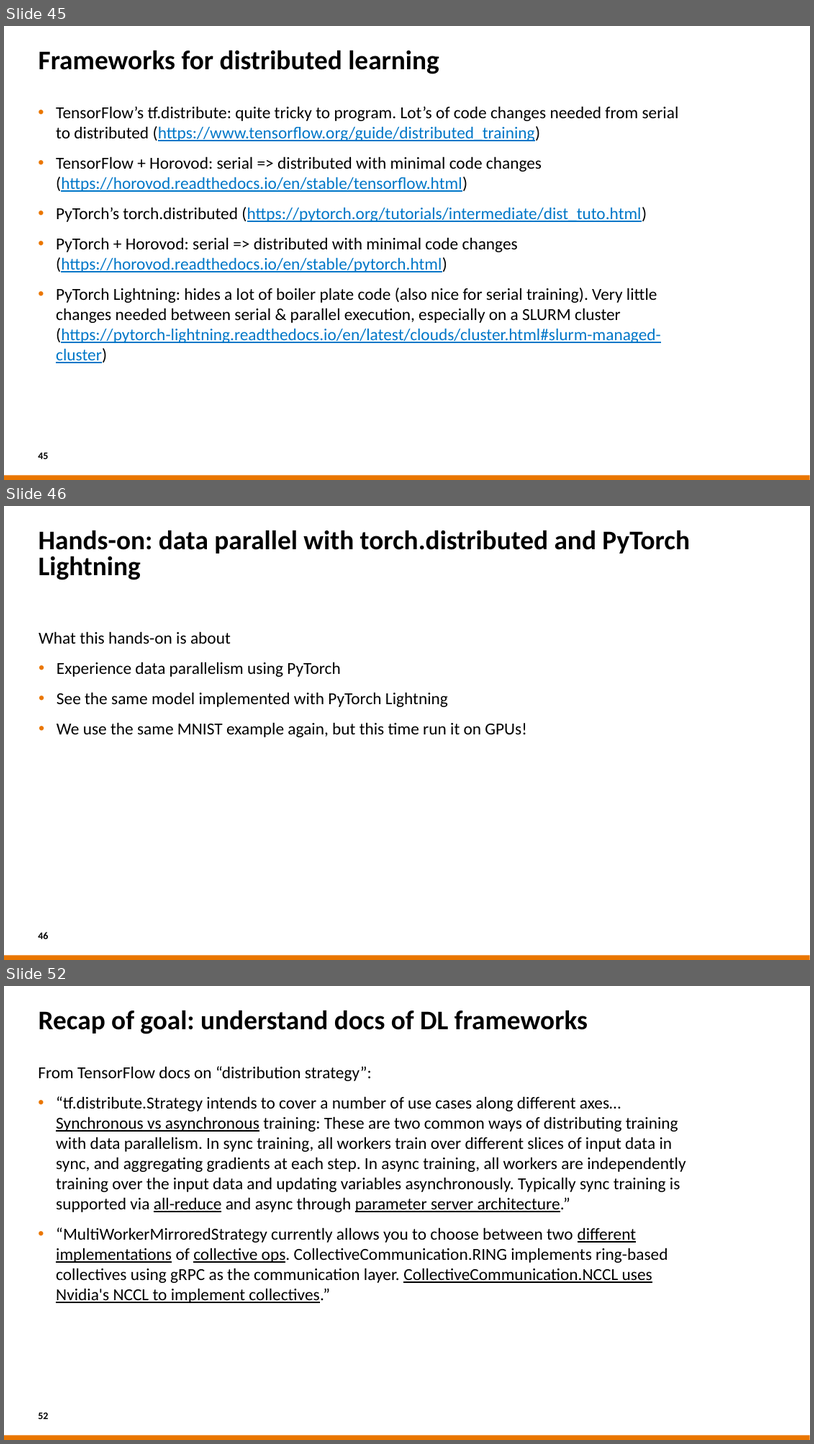
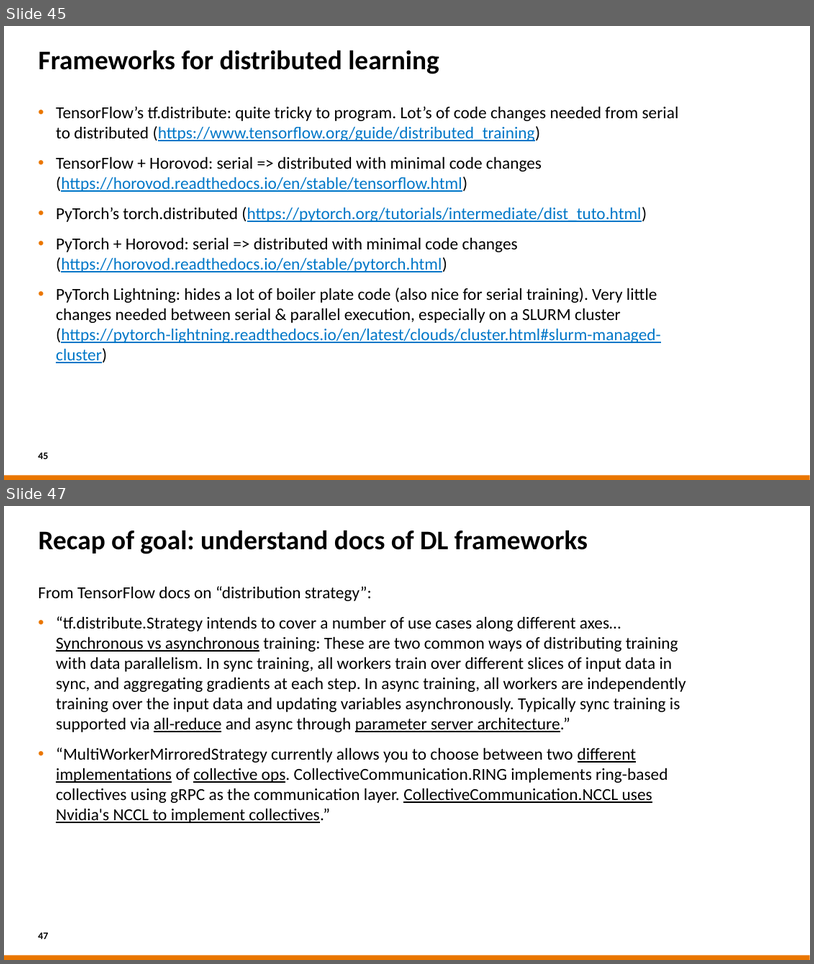
Before and after one commit to sara-nl/MLonHPC_2day_Okt2023, a slide deck: Day2/slides/Parallel_Computing_for_DL.pptx. Shown one above the other, each under a label of ours: slides 45, 46 and 52 before the commit, slides 45 and 47 after it; the slides between them are not shown. The pictures are 814x1444 and 814x964 pixels, drawn with LibreOffice and Linux fonts; fonts in the diff are those of the drawing; background and template pictures are left out. Boxes give left, top, right and bottom in pixels: in the first picture for what was removed or moved away, otherwise in the second. Text is boxed around its words. In the diff, an @@ line names an element or a change of style, - is before the commit and + after.

```diff
--- a/Day2/slides/Parallel_Computing_for_DL.pptx
+++ b/Day2/slides/Parallel_Computing_for_DL.pptx
@@ slide 46 removed at (x1=4, y1=506, x2=810, y2=960), background #FFFFFF; not listed: 1 template element that a slide beside it also shows @@
@@ title removed at (x1=39, y1=530, x2=690, y2=580) @@
-Hands-on: data parallel with torch.distributed and PyTorch Lightning
@@ text removed at (x1=39, y1=631, x2=527, y2=737) @@
-What this hands-on is about
-• Experience data parallelism using PyTorch
-• See the same model implemented with PyTorch Lightning
-• We use the same MNIST example again, but this time run it on GPUs!
@@ page number removed at (x1=38, y1=932, x2=48, y2=939) @@
-46
@@ what was slide 52 is now slide 47 @@
@@ page number at (x1=38, y1=932, x2=48, y2=939): text changed @@
-52
+47
```
Also in this commit, not shown: 4 slides changed, 4 other slides removed, 3 other files.
